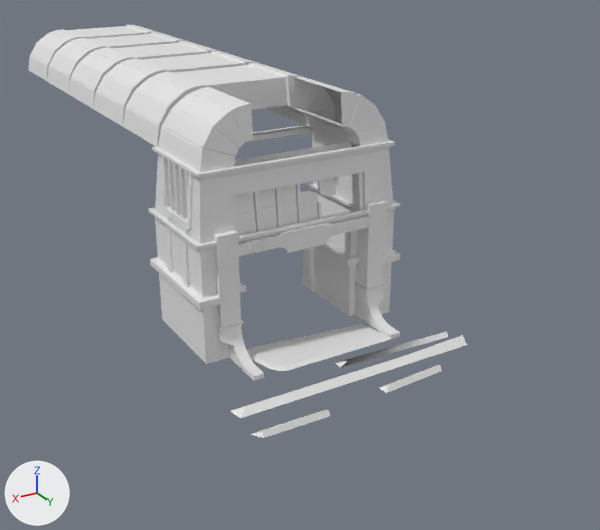
A saved change to the FBX model GROUD/Assets/Art/Models/Ruins/SM_TempleEntrance01.fbx.
Rendered twice from a 50 mm lens placed at (16.3, 23.7, 16.8), pointed at (-2.2, -7.2, 1.4). The lights are fixed; the arrows at lower left show +X, +Y and +Z. Where no turn or scale is listed for an object, it has been applied to the vertices.

The older version as bpy lines, for what is in view:
```python
me_cube_006 = bpy.data.meshes.new('Cube.006')
me_cube_006.from_pydata(...)  # 224 vertices, 162 faces; spans x -3.1..3.08, y -3.31..-3.03, z 3.38..3.86
me_cube_007 = bpy.data.meshes.new('Cube.007')
me_cube_007.from_pydata(...)  # 12 vertices, 8 faces; spans x -3.42..5.33, y -0.08..0.73, z 0.62..0.96
me_cube_041 = bpy.data.meshes.new('Cube.041')
me_cube_041.from_pydata(...)  # 30 vertices, 24 faces; spans x -4.48..4.48, y -7.76..-3.33, z 7.52..7.86
ob_house01_002 = bpy.data.objects.new('House01.002', me_cube_041)
ob_house01_002.location = (0.0, 0.0, 0.0)
ob_templeentrance01 = bpy.data.objects.new('TempleEntrance01', me_cube_007)
ob_templeentrance01.location = (0.0, 1.65, -0.77)
ob_templeentrance01_006 = bpy.data.objects.new('TempleEntrance01.006', me_cube_006)
ob_templeentrance01_006.location = (0.0, 0.0, 1.03)
# also in view: 'House01.006' at (0.0, -9.7, 9.0); 'TempleEntrance01.023' at (0.0, -5.5, 3.9); 'Pillar01.001' at (0.6, -3.6, 6.0); 'TempleEntrance01.001' at (0.0, -5.5, 2.8); 'House01.005' at (0.0, -13.8, 9.0)
```
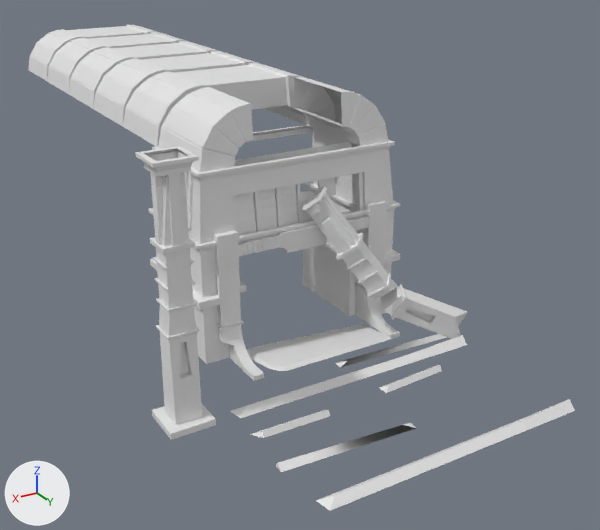
Where the change shows, as pixel boxes (x1, y1, x2, y2) in the pictures (600 x 530 px):
'Pillar01', added: after (135, 146, 216, 440)
'TempleEntrance01.025', added: after (316, 399, 575, 511)
'Pillar01.003', added: after (302, 186, 397, 299)
'Pillar01.002', added: after (380, 284, 468, 339)
'TempleEntrance01.026', added: after (276, 423, 416, 472)

The change, as a list of edits to the scene's bpy script:
```text
Add me_cube_055:
    me_cube_055.from_pydata(...)  # 294 vertices, 227 faces; spans x -0.61..3.18, y -2.43..0.54, z -0.27..4.53
Add me_cube_056:
    me_cube_056.from_pydata([(-5.19, 0.26, -0.28), (-5.19, -0.06, 0.05), (-4.81, -0.37, -0.28), (5.59, 0.38, -0.17), (5.19, 0.06, 0.04), (5.69, -0.24, -0.17), (-2.76, 0.29, -0.26), (-2.85, -0.03, -0.05), (-2.44, -0.34, -0.26)], [], [(6, 0, 1, 7), (8, 7, 1, 2), (1, 0, 2), (4, 5, 3), (5, 4, 7, 8), (3, 6, 7, 4)])
Add me_cube_057:
    me_cube_057.from_pydata([(-0.06, 1.09, 0.74), (5.28, 0.42, 0.75), (5.28, 0.56, 0.96), (5.3, 0.84, 0.76), (-0.08, 0.68, 0.72), (0.37, 0.79, 0.85)], [], [(4, 1, 2, 5), (5, 2, 3, 0), (2, 1, 3), (4, 0, 5)])
Add me_cube_053:
    me_cube_053.from_pydata(...)  # 358 vertices, 283 faces; spans x -0.86..0.86, y -0.86..0.86, z 0.0..9.76
Add me_cube_054:
    me_cube_054.from_pydata(...)  # 48 vertices, 45 faces; spans x -0.17..3.75, y -1.85..0.24, z -0.4..2.18
Add ob_pillar01_003:
    ob_pillar01_003 = bpy.data.objects.new('Pillar01.003', me_cube_055)
    ob_pillar01_003.location = (-2.88, -1.4, 2.06)
Add ob_templeentrance01_025:
    ob_templeentrance01_025 = bpy.data.objects.new('TempleEntrance01.025', me_cube_056)
    ob_templeentrance01_025.location = (-0.48, 6.35, 0.15)
Add ob_templeentrance01_026:
    ob_templeentrance01_026 = bpy.data.objects.new('TempleEntrance01.026', me_cube_057)
    ob_templeentrance01_026.location = (0.15, 3.52, -0.77)
Add ob_pillar01:
    ob_pillar01 = bpy.data.objects.new('Pillar01', me_cube_053)
    ob_pillar01.location = (6.95, 0.0, 0.0)
Add ob_pillar01_002:
    ob_pillar01_002 = bpy.data.objects.new('Pillar01.002', me_cube_054)
    ob_pillar01_002.location = (-6.46, 0.0, 0.07)
```
